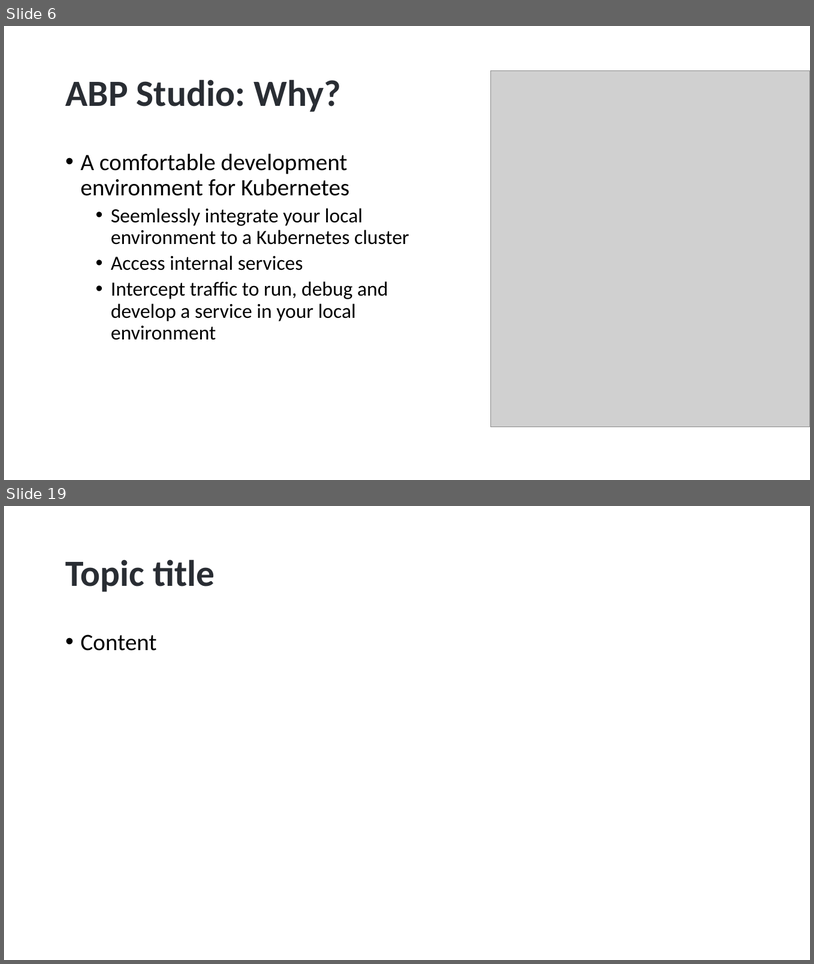
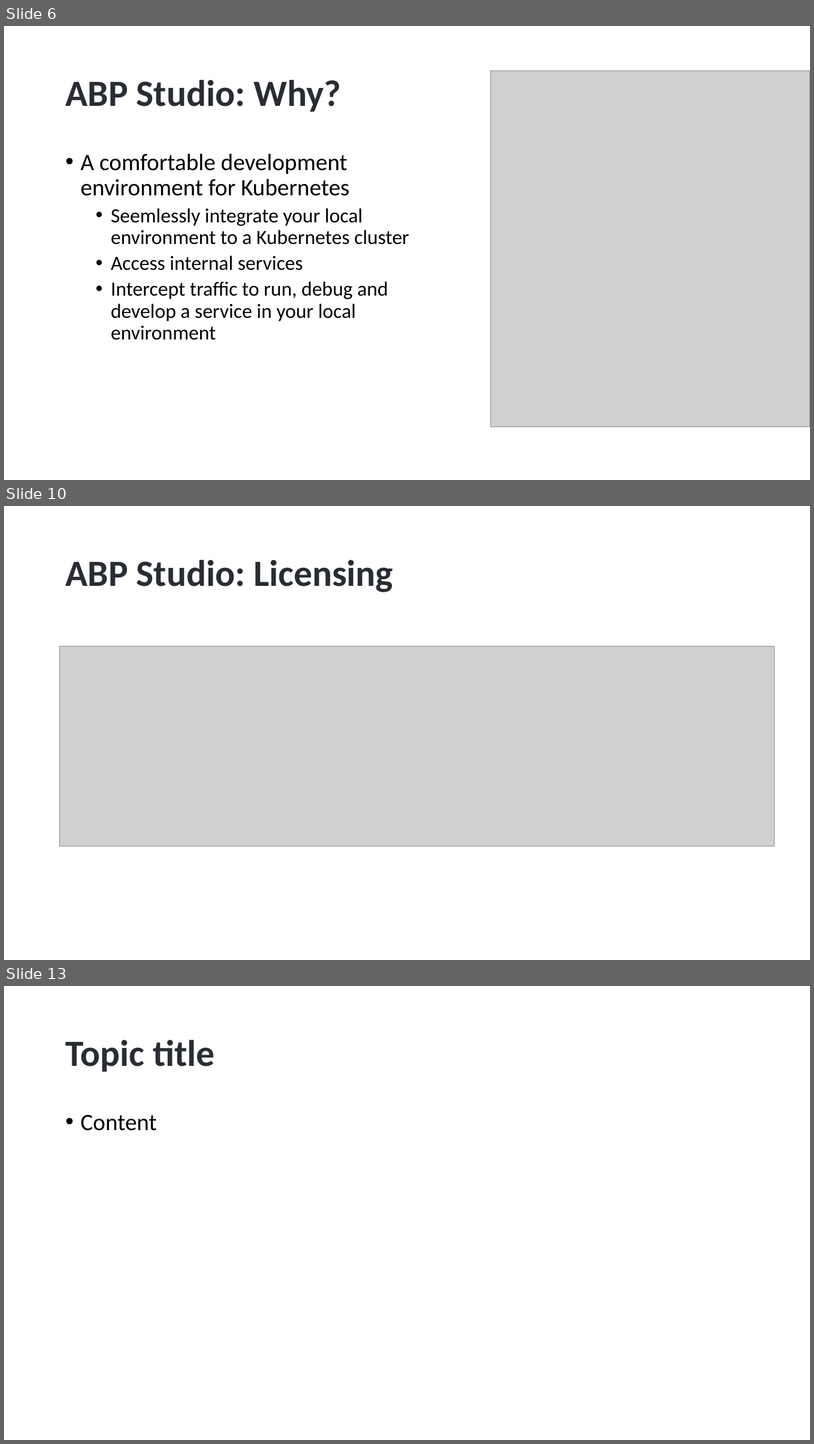
Before and after one commit to hikalkan/presentations, a slide deck: 2024-08-15 ABP Community Talks 2024.4/ABP Studio - The Missing Tool for Dotnet Developers.pptx. Shown one above the other, each under a label of ours: slides 6 and 19 before the commit, slides 6, 10 and 13 after it; the slides between them are not shown. The pictures are 814x964 and 814x1444 pixels, drawn with LibreOffice and Linux fonts; fonts in the diff are those of the drawing; grey boxes stand for pictures; background and template pictures are left out. Boxes give left, top, right and bottom in pixels: in the first picture for what was removed or moved away, otherwise in the second. Text is boxed around its words. In the diff, an @@ line names an element or a change of style, - is before the commit and + after.

```diff
--- a/2024-08-15 ABP Community Talks 2024.4/ABP Studio - The Missing Tool for Dotnet Developers.pptx
+++ b/2024-08-15 ABP Community Talks 2024.4/ABP Studio - The Missing Tool for Dotnet Developers.pptx
@@ slide 10 added at bbox=[4, 506, 810, 960], background picture (left out) @@
@@ title added at bbox=[65, 559, 393, 592], 44 pt, text #292D33, bold @@
+ABP Studio: Licensing
@@ picture added at bbox=[60, 646, 776, 846] @@
@@ what was slide 19 is now slide 13 @@
```
Also in this commit, not shown: 1 slide changed, 5 other slides added, 12 slides removed.
